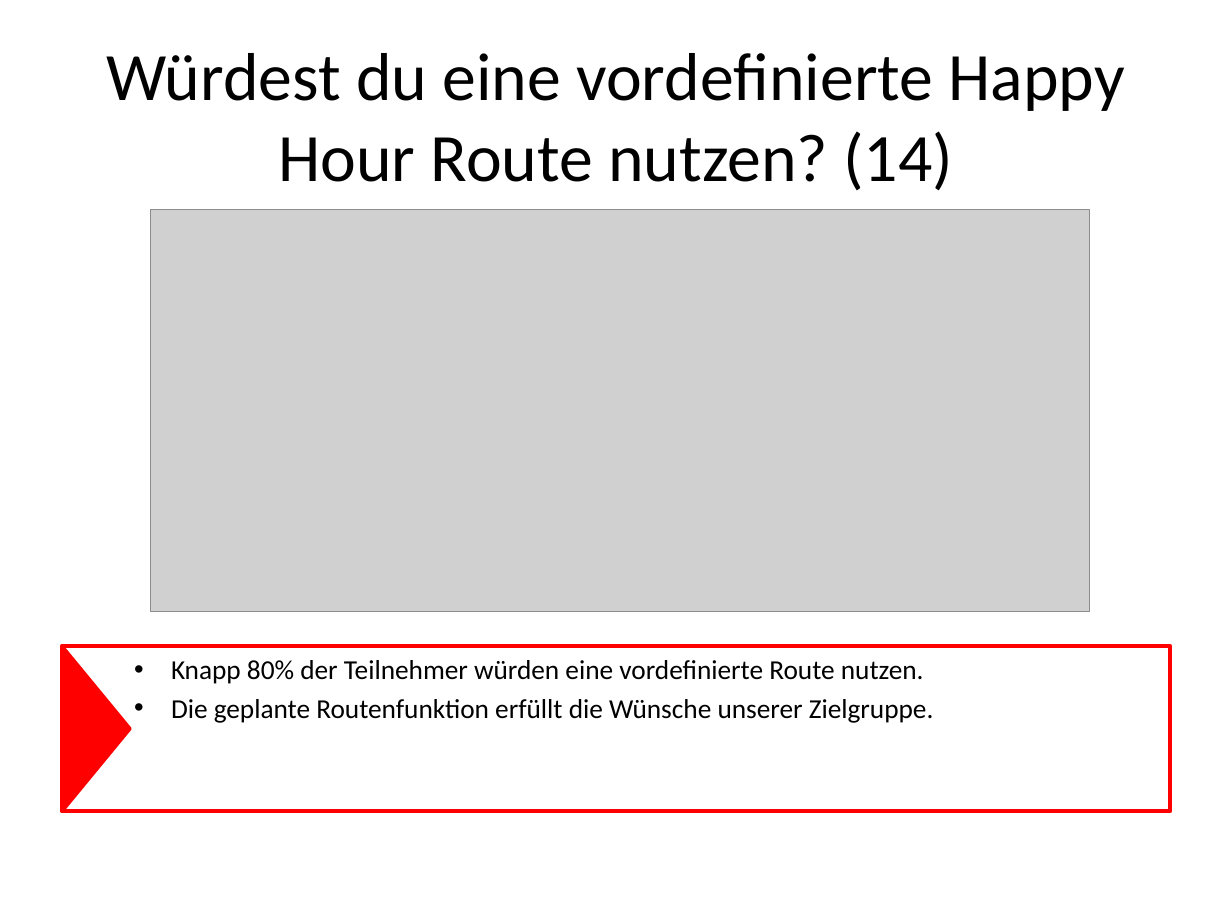
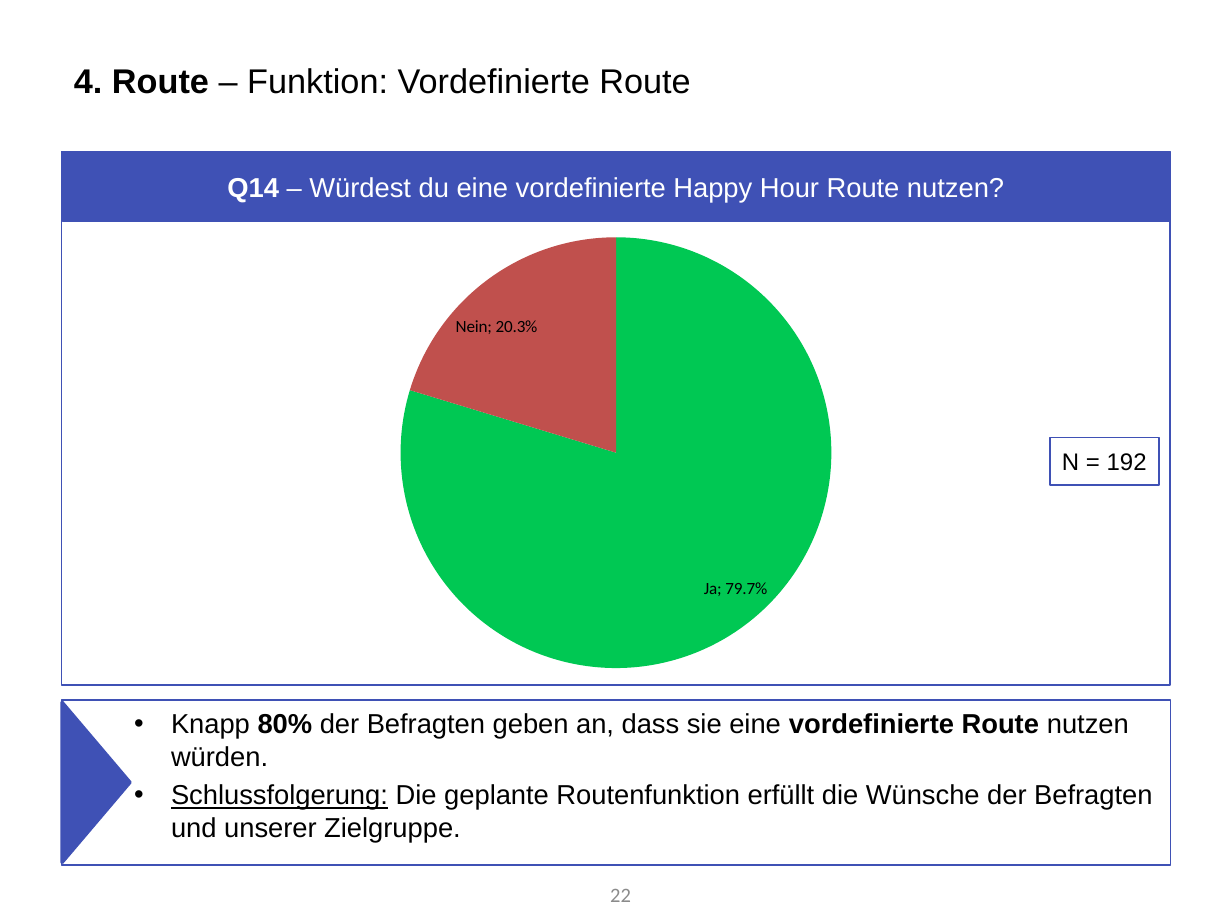
Before and after one commit to Roba1993/Happy-Hour, a slide deck: slide 22 of documents/marketing/Marketing Analyse von Umfrage 1 (5.5).pptx (slide 19 before the commit). Drawn at 1232x924 pixels with LibreOffice and Linux fonts; fonts in the diff are those of the drawing; grey boxes stand for pictures. Boxes give left, top, right and bottom in pixels: in the first picture for what was removed or moved away, otherwise in the second. Text is boxed around its words. In the diff, an @@ line names an element or a change of style, - is before the commit and + after.

```diff
--- a/documents/marketing/Marketing Analyse von Umfrage 1 (5.5).pptx
+++ b/documents/marketing/Marketing Analyse von Umfrage 1 (5.5).pptx
@@ title added at box(74, 68, 690, 94), 20 pt, text #000000 @@
+4. Route – Funktion: Vordefinierte Route
@@ rectangle added at box(62, 152, 1170, 685), outline #3F51B5 1 pt @@
@@ rectangle "Q14 – Würdest du eine ...": place and size @@
-rectangle "Q14 – Würdest du eine ..." at box(107, 53, 1125, 191)
+rectangle "Q14 – Würdest du eine ..." at box(63, 153, 1169, 221)
@@ rectangle "Q14 – Würdest du eine ..." at box(63, 153, 1169, 221): fill none to #3F51B5; outline none to #3F51B5 2 pt @@
@@ text in rectangle at box(227, 177, 1004, 203): text changed; size 39.6 to 16 pt; font Calibri to Arial; text colour #000000 to #FFFFFF @@
-Würdest du eine vordefinierte Happy Hour Route nutzen? (14)
+Q14 – Würdest du eine vordefinierte Happy Hour Route nutzen?
@@ picture removed at box(150, 209, 1089, 611) @@
@@ pie chart added at box(190, 221, 1044, 685) @@
+categories: Ja, Nein
+Series 1: 0.797, 0.203
@@ rectangle added at box(1050, 437, 1159, 484), outline #3F51B5 1 pt, 14 pt, text #000000 @@
+N = 192
@@ text "Knapp 80% der Befragten geben ...": place and size @@
-text "Knapp 80% der Befragten geben ..." at box(62, 647, 1170, 812)
+text "Knapp 80% der Befragten geben ..." at box(62, 700, 1170, 865)
@@ text "Knapp 80% der Befragten geben ..." at box(62, 700, 1170, 865): outline #FF0000 2.25 pt to #3F51B5 1 pt @@
@@ triangle: place and size @@
-triangle at box(62, 646, 130, 811)
+triangle at box(62, 703, 130, 863)
@@ triangle at box(62, 703, 130, 863): fill #FF0000 to #3F51B5; outline #FF0000 2 pt to #3F51B5 2 pt @@
@@ text at box(171, 713, 1152, 843): text changed; font Calibri to Arial @@
-• Knapp 80% der Teilnehmer würden eine vordefinierte Route nutzen.
-• Die geplante Routenfunktion erfüllt die Wünsche unserer Zielgruppe.
+• Knapp 80% der Befragten geben an, dass sie eine vordefinierte Route nutzen würden.
+• Schlussfolgerung: Die geplante Routenfunktion erfüllt die Wünsche der Befragten und unserer Zielgruppe.
@@ page number added at box(610, 889, 631, 902), 12 pt, text #8C8C8C @@
+22
```
Also in this commit, not shown: 16 other slides changed, 16 slides added, 11 slides removed.
